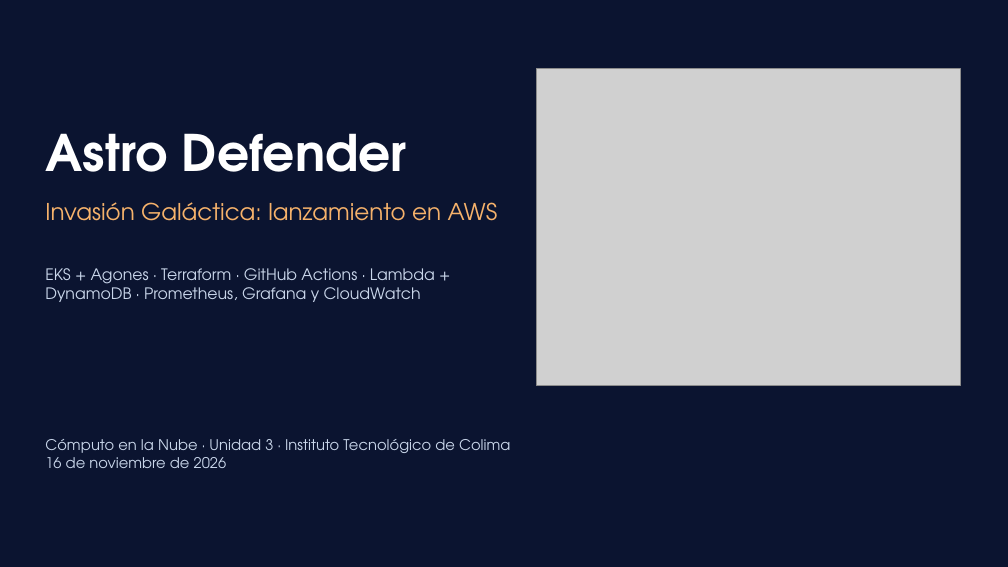
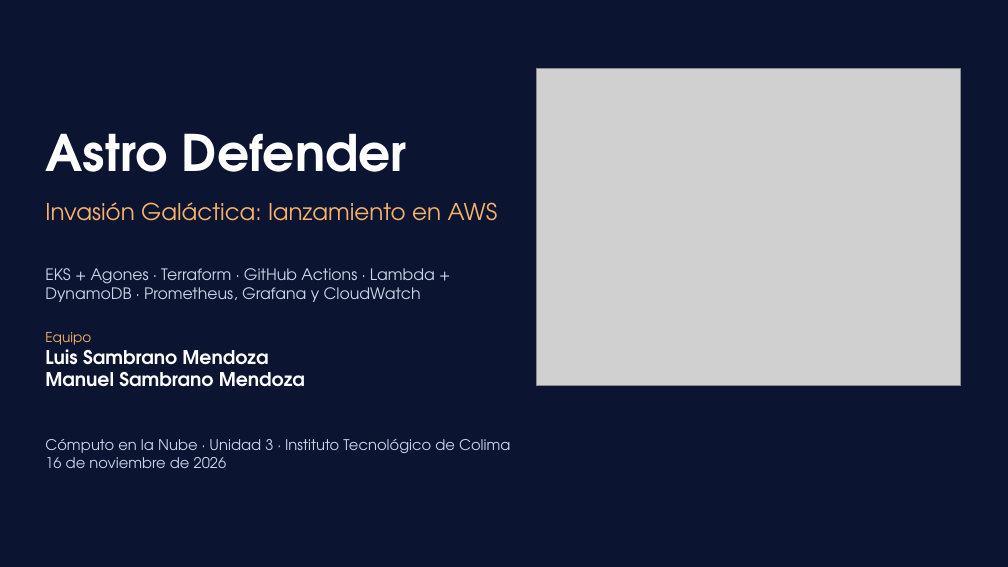
Before and after one commit to Ludvic2811/astro-defender, a slide deck: slide 1 of entregables/Presentacion_Astro_Defender.pptx. Drawn at 1008x567 pixels with LibreOffice and Linux fonts; fonts in the diff are those of the drawing; grey boxes stand for pictures. Boxes give left, top, right and bottom in pixels: in the first picture for what was removed or moved away, otherwise in the second. Text is boxed around its words. In the diff, an @@ line names an element or a change of style, - is before the commit and + after.

```diff
--- a/entregables/Presentacion_Astro_Defender.pptx
+++ b/entregables/Presentacion_Astro_Defender.pptx
@@ text added at (x1=45, y1=332, x2=305, y2=387), 18 pt, text #FFFFFF, bold @@
+Equipo
+Luis Sambrano Mendoza
+Manuel Sambrano Mendoza
```
Also in this commit, not shown: 7 other files.
